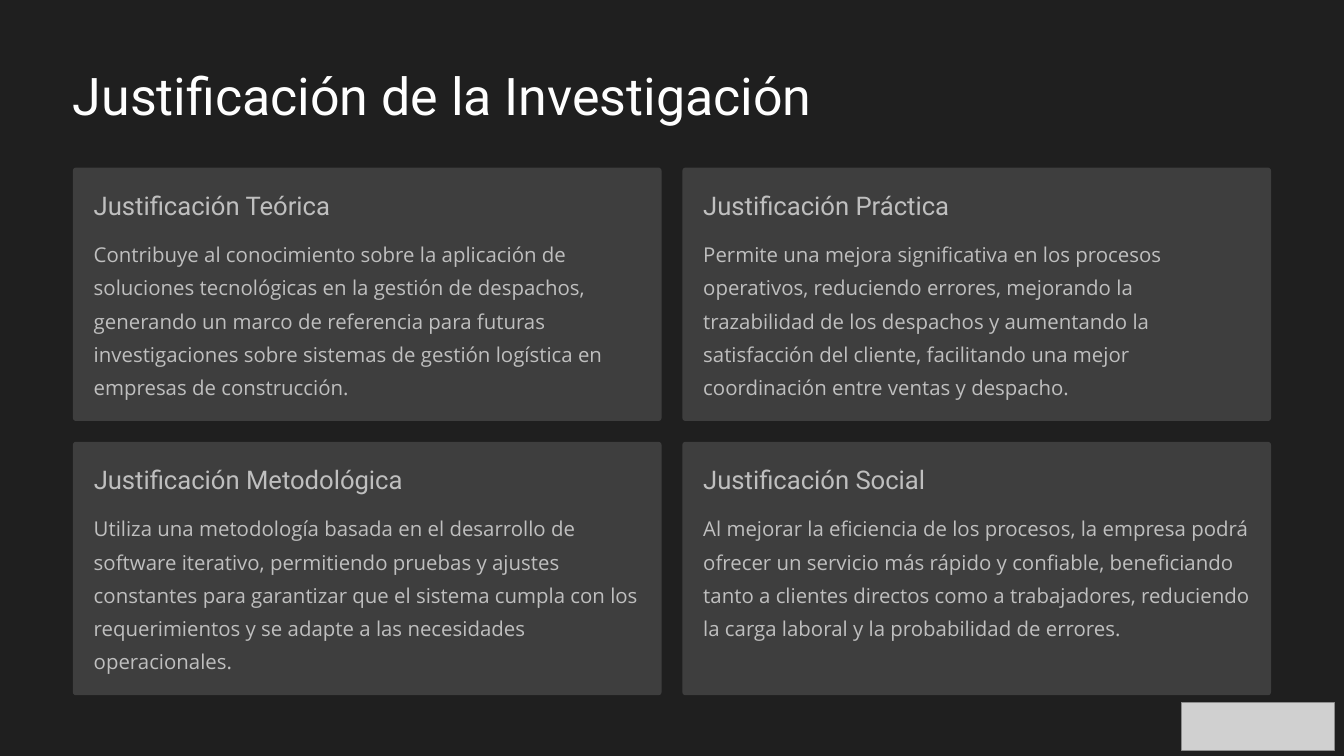
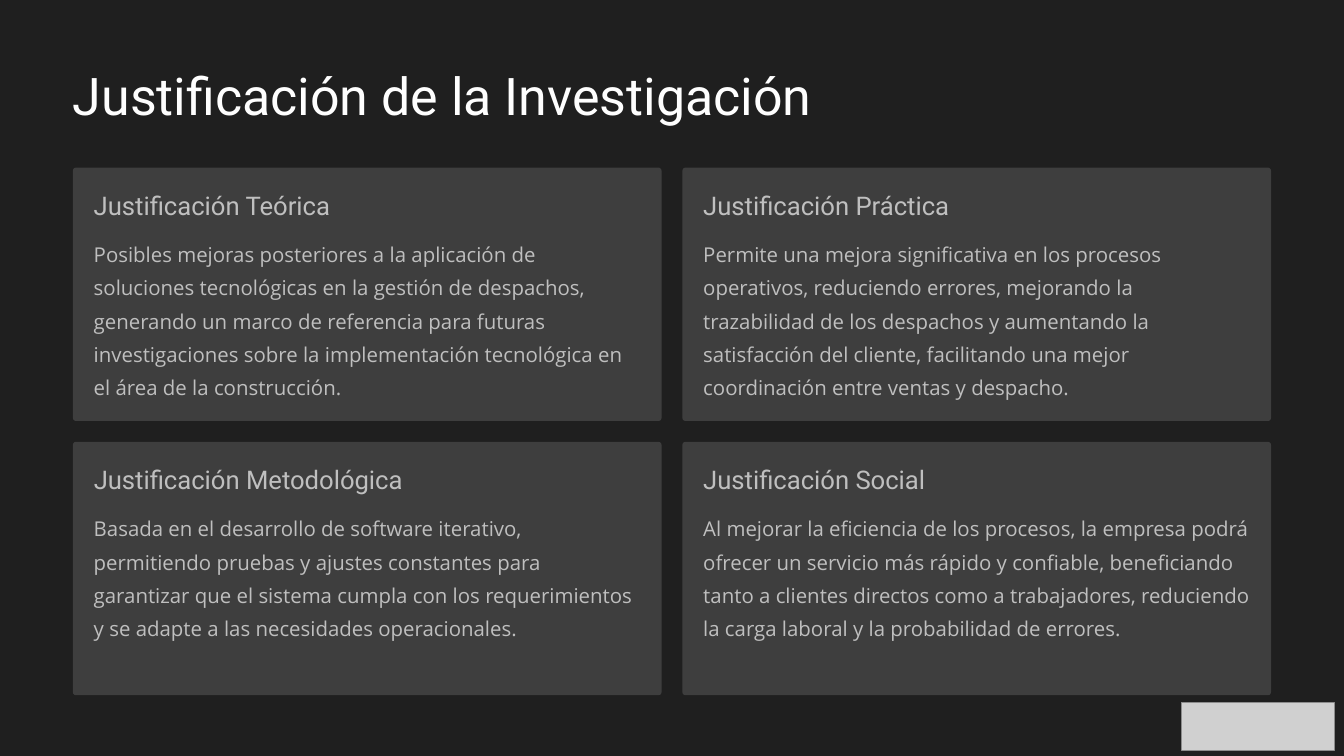
Before and after one commit to MikeBrevis/IACC_Examen_Final, a slide deck: slide 4 of MichelBrevis-Presentación examen final.pptx. Drawn at 1344x756 pixels with LibreOffice and Linux fonts; fonts in the diff are those of the drawing; grey boxes stand for pictures; background and template pictures are left out. Boxes give left, top, right and bottom in pixels: in the first picture for what was removed or moved away, otherwise in the second. Text is boxed around its words. In the diff, an @@ line names an element or a change of style, - is before the commit and + after.

```diff
--- a/MichelBrevis-Presentación examen final.pptx
+++ b/MichelBrevis-Presentación examen final.pptx
@@ text at (x1=94, y1=246, x2=622, y2=395): text changed @@
-Contribuye al conocimiento sobre la aplicación de soluciones tecnológicas en la gestión de despachos, generando un marco de referencia para futuras investigaciones sobre sistemas de gestión logística en empresas de construcción.
+Posibles mejoras posteriores a la aplicación de soluciones tecnológicas en la gestión de despachos, generando un marco de referencia para futuras investigaciones sobre la implementación tecnológica en el área de la construcción.
@@ text at (x1=94, y1=520, x2=632, y2=641): text changed @@
-Utiliza una metodología basada en el desarrollo de software iterativo, permitiendo pruebas y ajustes constantes para garantizar que el sistema cumpla con los requerimientos y se adapte a las necesidades operacionales.
+Basada en el desarrollo de software iterativo, permitiendo pruebas y ajustes constantes para garantizar que el sistema cumpla con los requerimientos y se adapte a las necesidades operacionales.
```
Also in this commit, not shown: 5 other slides changed, 1 slide added, 2 slides removed, 1 other file.
